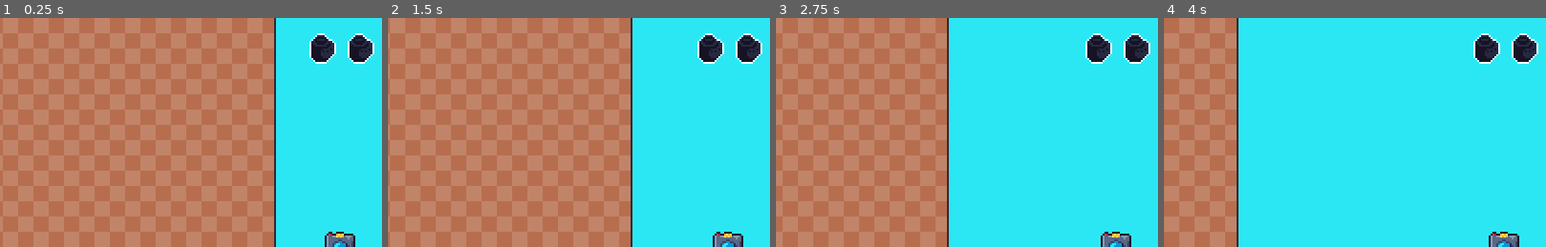
Above: before the commit, frames 1-4 (left to right).
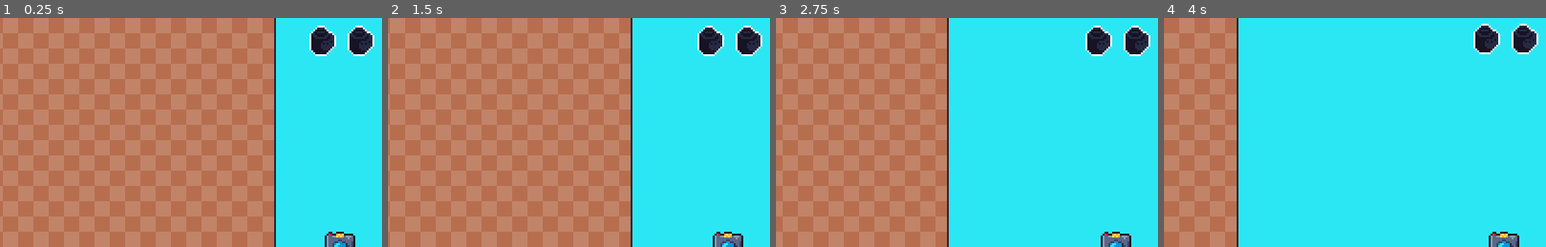
Above: after the commit, the same moments.

Repository: Jellonator/07-2D-Platformer
Game: Godot game, scene res://Levels/Level1.tscn
Same seed, same stepped clock (60 frames per second), same inputs: the game is played once before the commit and once after it.
Inputs:
- Up to frame 1 (0.25 s): no input
- Up to frame 2 (1.5 s): hold Right (move_right) from 0.53 s (still down); tap X (action_grab) at 0.6, 1.35 s; tap Z (action_jump) at 0.77 s
- Up to frame 3 (2.75 s): tap Z (action_jump) at 1.52 s; release Right (move_right) at 2.03 s; hold Left (move_left) from 2.03 s (still down); tap X (action_grab) at 2.1 s
- Up to frame 4 (4 s): release Left (move_left) at 2.78 s; hold Right (move_right) from 2.78 s (still down); tap X (action_grab) at 2.85, 3.6 s; tap Z (action_jump) at 3.02, 3.77 s
The pictures show only the part of the screen within x 6-56%, y 0-50%; the shares and areas given below are measured in that part.

The runs differ from the first frame. In frame 1, 1.5% of the frame differs, in the area x 81-98%, y 3-20%; in frame 2, 1.5%; in frame 3, 1.5%; in frame 4, 1.6%, in the area x 81-98%, y 2-20%.

Commit message:
Film overlay now goes on and off screen

Diff:
--- a/Levels/Level1.tscn
+++ b/Levels/Level1.tscn
@@ -58,5 +58,5 @@
 level_id = 1
 
 [node name="Film2" parent="." instance=ExtResource( 5 )]
-position = Vector2( 648, -96 )
+position = Vector2( 648, -88 )
 level_id = 2
--- a/Object/Gui/GuiOverlay.gd
+++ b/Object/Gui/GuiOverlay.gd
@@ -7,6 +7,7 @@
 var show_film_timer := 0.0
 
 func _ready():
+	show_film_timer = 1.0
 	yield(get_tree(), "idle_frame")
 	for film in get_tree().get_nodes_in_group("film"):
 		var id = film.level_id
@@ -24,3 +25,11 @@
 
 func collect_film(id: int):
 	films[id].collect()
+	show_film_timer = 1.0
+
+func _physics_process(delta):
+	show_film_timer -= delta * 0.25
+	if show_film_timer > 0.0:
+		node_films.rect_position.y = clamp(node_films.rect_position.y + delta * 64.0, -16.0, 0.0)
+	else:
+		node_films.rect_position.y = clamp(node_films.rect_position.y - delta * 64.0, -16.0, 0.0)
--- a/Object/Gui/GuiOverlay.tscn
+++ b/Object/Gui/GuiOverlay.tscn
@@ -7,16 +7,17 @@
 
 [node name="Films" type="CenterContainer" parent="."]
 anchor_right = 1.0
-margin_bottom = 32.0
+margin_right = 3.05176e-05
+margin_bottom = 24.0
 __meta__ = {
 "_edit_use_anchors_": false
 }
 
 [node name="HBox" type="HBoxContainer" parent="Films"]
 margin_left = 200.0
-margin_top = 16.0
+margin_top = 12.0
 margin_right = 200.0
-margin_bottom = 16.0
+margin_bottom = 12.0
 __meta__ = {
 "_edit_use_anchors_": false
 }
